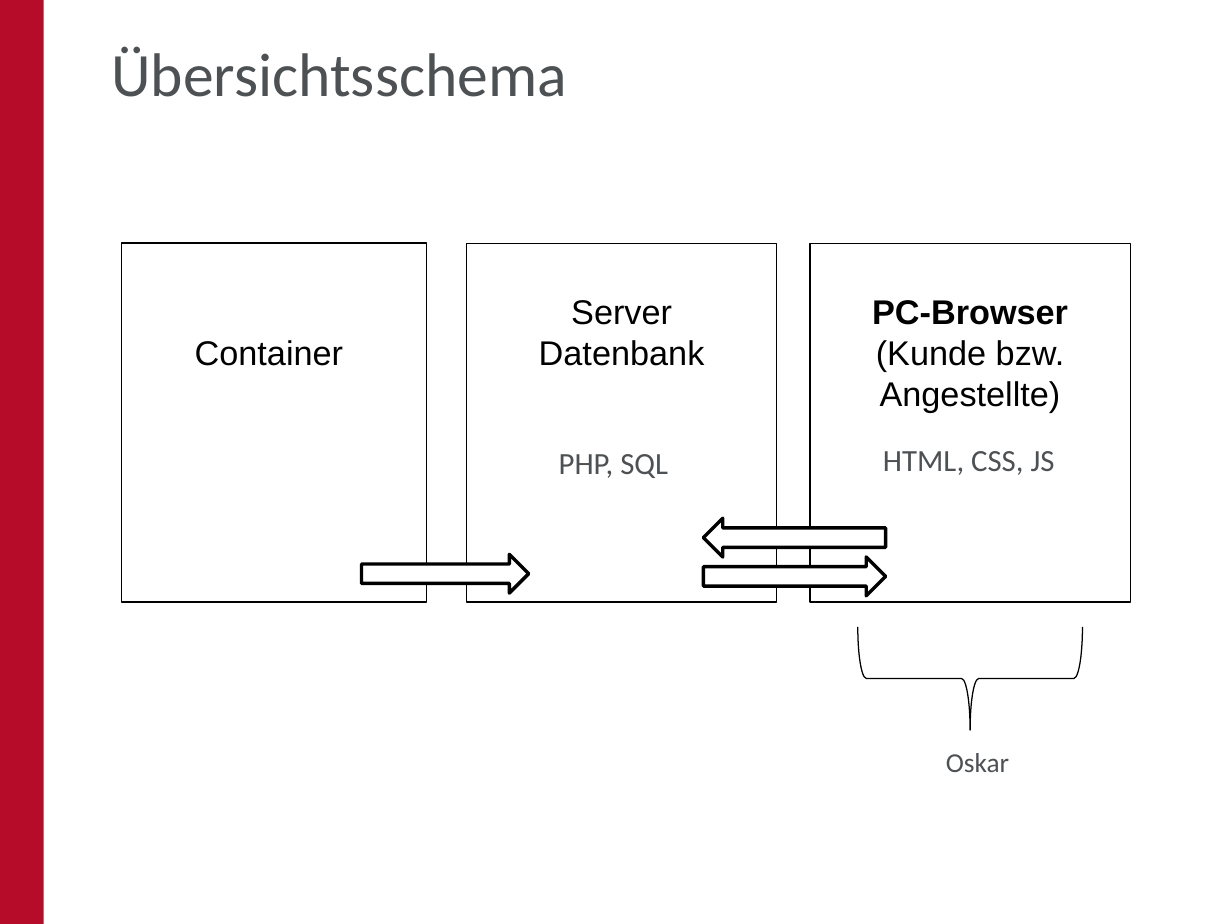
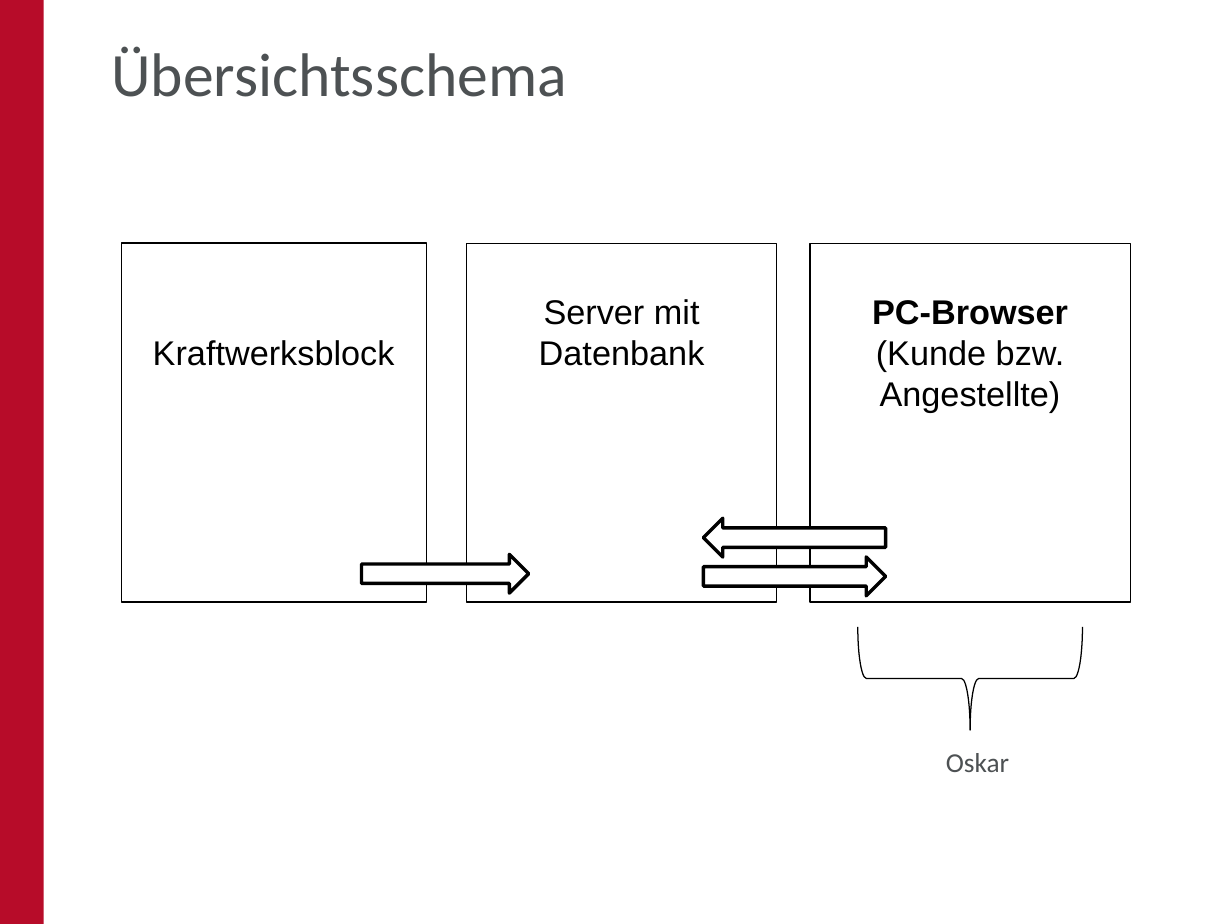
Before and after one commit to oskar-engler/praktikumsbericht, a slide deck: slide 3 of Bericht/PPT/Website - Analytic Tools.pptx. Drawn at 1232x924 pixels with LibreOffice and Linux fonts; fonts in the diff are those of the drawing; background and template pictures are left out. Boxes give left, top, right and bottom in pixels: in the first picture for what was removed or moved away, otherwise in the second. Text is boxed around its words. In the diff, an @@ line names an element or a change of style, - is before the commit and + after.

```diff
--- a/Bericht/PPT/Website - Analytic Tools.pptx
+++ b/Bericht/PPT/Website - Analytic Tools.pptx
@@ text in rectangle at <box>544,299,700,325</box>: text changed @@
-Server
+Server mit
@@ text in rectangle at <box>153,340,395,366</box>: text changed @@
-Container
+Kraftwerksblock
@@ text removed at <box>559,454,668,478</box> @@
-PHP, SQL
@@ text removed at <box>883,451,1055,475</box> @@
-HTML, CSS, JS
```
Also in this commit, not shown: 21 other slides changed, 1 slide added, 22 other files.
